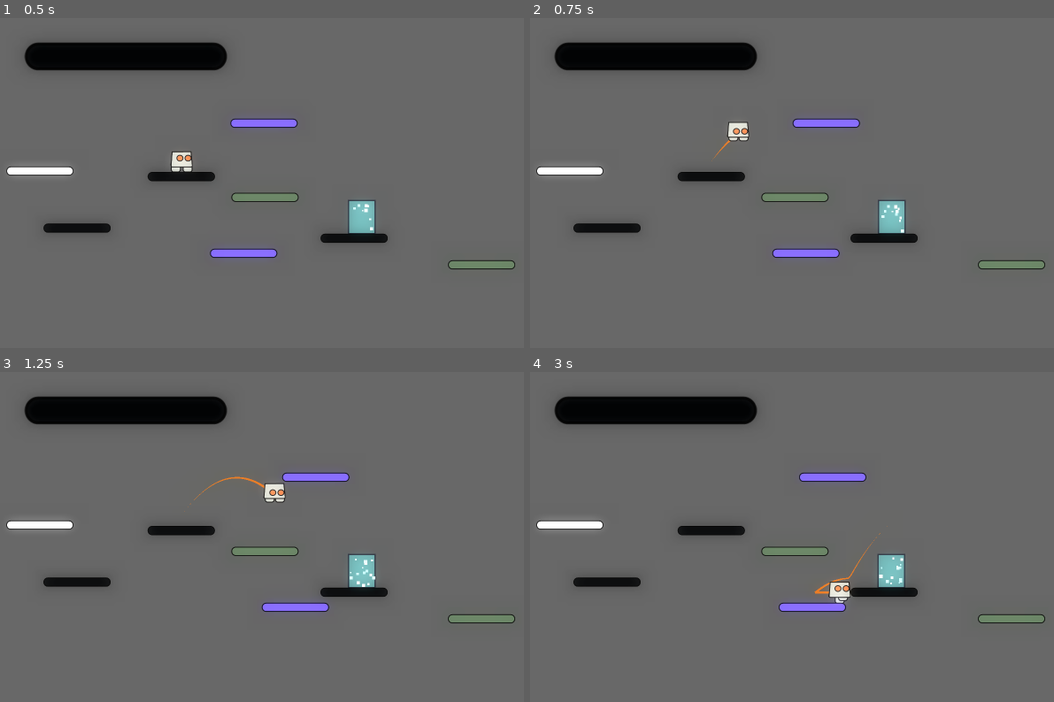
Above: before the commit, frames 1-4 (two rows, left to right).
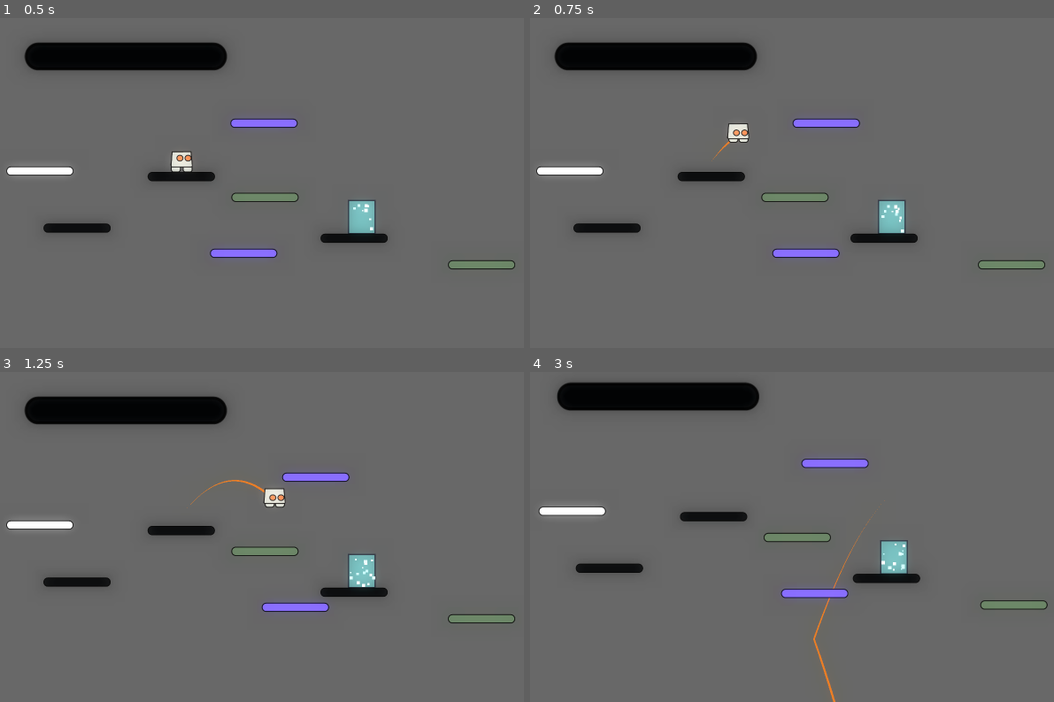
Above: after the commit, the same moments.

Repository: AntonShiryaew/GodotPlatformer
Game: Godot game, scene res://Scenes/test_scene.tscn
Same seed, same stepped clock (60 frames per second), same inputs: the game is played once before the commit and once after it. This scene is started directly instead of the project's main scene.
Inputs (mouse positions are in pixels of both pictures, inside the frame that each line leads up to):
- Up to frame 1 (0.5 s): no input
- Up to frame 2 (0.75 s): tap Enter at 0.5 s; move the mouse to (959, 130) at 0.52 s; hold Right (ui_right) from 0.53 s (still down); hold Space (ui_select) from 0.53 s (still down); click (959, 130) at 0.67 s
- Up to frame 3 (1.25 s): keep holding Right (ui_right); keep holding Space (ui_select)
- Up to frame 4 (3 s): move the mouse to (661, 523) at 1.27 s; release Space (ui_select) at 1.28 s; click (661, 523) at 1.35 s; tap Space (ui_select) at 1.52, 1.55, 1.82 s; move the mouse to (875, 414) at 2.02 s; release Right (ui_right) at 2.03 s; hold Left (ui_left) 2.03-2.78 s; hold Space (ui_select) 2.03-2.78 s; tap Z at 2.1 s; click (875, 414) at 2.17 s; move the mouse to (771, 583) at 2.77 s; hold Right (ui_right) from 2.78 s (still down); tap E at 2.85 s; click (771, 583) at 2.92 s

Frame 1 is identical in both runs. In frame 2, 0.2% of the frame differs, in the area x 34-42%, y 31-43%; in frame 3, 0.4%; in frame 4, 9.9%, in the area x 1-99%, y 2-100%.

Commit message:
Refactoring

Diff:
--- /dev/null
+++ b/Prefabs/Platforms/DragPlatform.tscn
@@ -0,0 +1,23 @@
+[gd_scene load_steps=4 format=3 uid="uid://dsw8fryrehcr3"]
+
+[ext_resource type="Script" path="res://Prefabs/Platforms/drag_platform.gd" id="1_wiav0"]
+[ext_resource type="Texture2D" uid="uid://behaouqhtseuj" path="res://Sprites/platforms.png" id="2_nfbgp"]
+
+[sub_resource type="RectangleShape2D" id="RectangleShape2D_aq7wk"]
+size = Vector2(306, 43)
+
+[node name="DragPlatform" type="Node2D"]
+script = ExtResource("1_wiav0")
+
+[node name="AnimatableBody2D" type="Area2D" parent="."]
+
+[node name="Sprite2D" type="Sprite2D" parent="AnimatableBody2D"]
+modulate = Color(0.525889, 0.53295, 0.810193, 1)
+texture = ExtResource("2_nfbgp")
+
+[node name="CollisionShape2D" type="CollisionShape2D" parent="AnimatableBody2D"]
+position = Vector2(2, -0.5)
+shape = SubResource("RectangleShape2D_aq7wk")
+debug_color = Color(0.984091, 0, 0.346881, 0.42)
+
+[connection signal="input_event" from="AnimatableBody2D" to="." method="_on_animatable_body_2d_input_event"]
--- a/Prefabs/Platforms/MovingPlatform.tscn
+++ b/Prefabs/Platforms/MovingPlatform.tscn
@@ -15,9 +15,10 @@
 tracks/0/loop_wrap = true
 tracks/0/keys = {
 "times": PackedFloat32Array(0),
-"transitions": PackedFloat32Array(1),
+"times": PackedFloat32Array(0, 1, 1.1, 2),
+"transitions": PackedFloat32Array(1, 1, 1, 1),
 "update": 0,
-"values": [Vector2(0, 0)]
+"values": [Vector2(0, 0), Vector2(580, 100), Vector2(580, 100), Vector2(0, 0)]
 }
 
 [sub_resource type="Animation" id="Animation_fiodj"]
--- /dev/null
+++ b/Prefabs/Platforms/drag_platform.gd
@@ -0,0 +1,16 @@
+extends Node2D
+
+var selected:bool = false
+
+func _ready() -> void:
+	pass # Replace with function body.
+
+func _process(delta: float) -> void:
+	if selected:
+		global_position = get_global_mouse_position()
+
+func _on_animatable_body_2d_input_event(viewport: Node, event: InputEvent, shape_idx: int) -> void:
+	print("pass")
+	if (event is InputEventMouseButton and event.button_index == MOUSE_BUTTON_LEFT):
+		selected = event.pressed
+		print("hui")
--- a/Prefabs/bobot_pref.tscn
+++ b/Prefabs/bobot_pref.tscn
@@ -1,8 +1,9 @@
-[gd_scene load_steps=16 format=3 uid="uid://dsedpm5rfdof1"]
+[gd_scene load_steps=17 format=3 uid="uid://dsedpm5rfdof1"]
 
 [ext_resource type="Script" path="res://Scripts/bobot_move.gd" id="1_ky87w"]
 [ext_resource type="Texture2D" uid="uid://cgxr3e0vd2f87" path="res://Sprites/bobot.png" id="1_rf32u"]
 [ext_resource type="PackedScene" uid="uid://bpcjvw11aw2qy" path="res://Scenes/trail.tscn" id="3_icty3"]
+[ext_resource type="AudioStream" uid="uid://bgfq4kprcct4r" path="res://Sound/jump.wav" id="4_htjl8"]
 
 [sub_resource type="AtlasTexture" id="AtlasTexture_1arjt"]
 atlas = ExtResource("1_rf32u")
@@ -110,3 +111,9 @@
 
 [node name="CollisionShape2D" type="CollisionShape2D" parent="."]
 shape = SubResource("CircleShape2D_h7c2d")
+
+[node name="JumpSound" type="AudioStreamPlayer2D" parent="."]
+stream = ExtResource("4_htjl8")
+volume_db = -8.89
+pitch_scale = 1.69
+attenuation = 0.00680119
--- a/Scripts/bobot_move.gd
+++ b/Scripts/bobot_move.gd
@@ -1,12 +1,13 @@
 extends CharacterBody2D
 
 @onready var _animated_sprite = $AnimatedSprite2D
+@onready var jump_sound = $JumpSound
 
 const SPEED = 300.
 const JUMP_FORCE = -400.
+
 var can_doublejump:bool = true
-
-var readyToDisappear = false
+var readyToDisappear:bool = false
 
 signal readyToNextLevel
 
@@ -20,8 +21,13 @@
 			velocity.y = JUMP_FORCE * 2
 
 func _input(event: InputEvent) -> void:
-	if (event.is_action_pressed("ui_down") && is_on_floor()):
+	if event.is_action_pressed("ui_down") and is_on_floor():
 		position.y += 10
+	if event.is_action_pressed("ui_select"):
+		if is_on_floor() or (!is_on_floor() and can_doublejump):
+			velocity.y = JUMP_FORCE
+			jump_sound.play()
+		can_doublejump = is_on_floor()
 
 func _physics_process(delta: float) -> void:
 	if readyToDisappear:
@@ -32,31 +38,18 @@
 			_animated_sprite.play("jump")
 	else:
 		velocity += get_gravity() * delta
-
-		if Input.is_action_just_pressed("ui_select") and is_on_floor():
-			can_doublejump = true
-			velocity.y = JUMP_FORCE
-
-		if Input.is_action_just_pressed("ui_select") and !is_on_floor() and can_doublejump:
-			can_doublejump = false
-			velocity.y = JUMP_FORCE
-
 		var direction = Input.get_axis("ui_left", "ui_right")
-
-		if direction > 0:
-			_animated_sprite.flip_h = false
-		elif direction < 0:
-			_animated_sprite.flip_h = true
-
-		if is_on_floor():
-			if direction == 0:
-				_animated_sprite.play("idle")
-			else:
-				_animated_sprite.play("walk")
-		else:
-			_animated_sprite.play("jump")
-
 		velocity.x = direction * SPEED
 
 		move_and_slide()
 		check_collision()
+		update_animation(direction)
+
+func update_animation(direction):
+	_animated_sprite.flip_h = direction < 0
+	if !is_on_floor():
+		_animated_sprite.play("jump")
+	elif direction == 0:
+		_animated_sprite.play("idle")
+	else:
+		_animated_sprite.play("walk")
Not shown, added: Sound/jump.wav.import
Not shown, added: Sound/jump.wav
